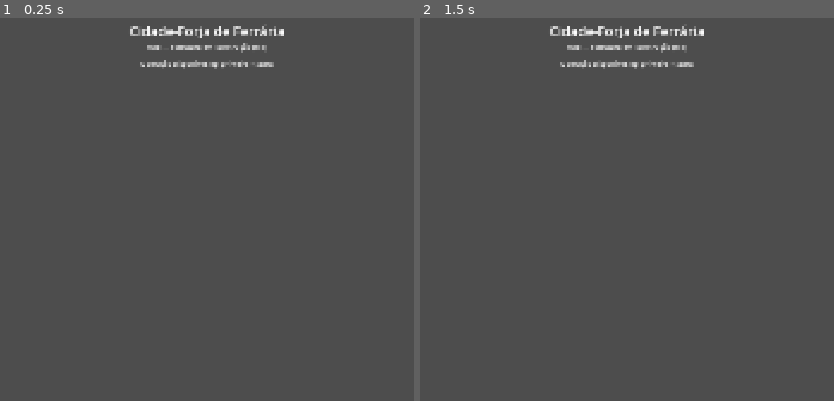
Above: before the commit, frames 1-2 (left to right).
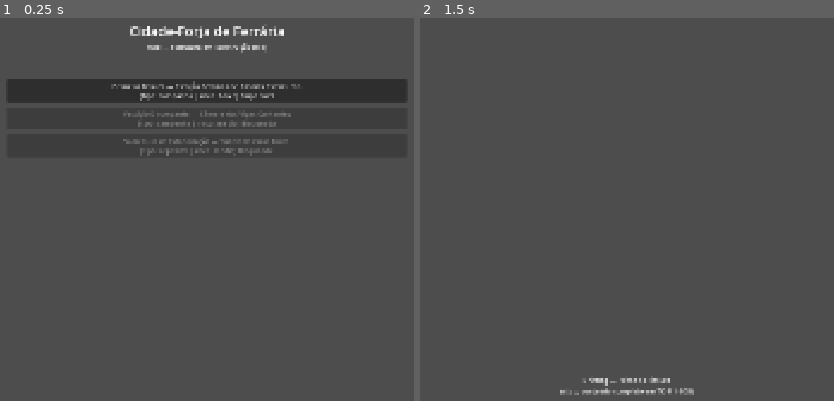
Above: after the commit, the same moments.

Repository: itsmeluan/azoth-breach
Game: Godot game, scene res://scenes/app/app_shell.tscn
Two runs of this game, one before a commit and one after it. Both use one fixed random seed, a clock stepped at 60 frames per second and the inputs below.
Inputs (mouse positions are in pixels of both pictures, inside the frame that each line leads up to):
- Up to frame 1 (0.25 s): no input
- Up to frame 2 (1.5 s): click (627, 90) at 0.5 s, where only the run after the commit has a clickable "Primeira Fissura — Estação Fe…"; tap Enter at 1.25 s

The runs differ from the first frame. In frame 1, 6.2% of the frame differs, in the area x 1-99%, y 10-37%; in frame 2, 1.7%.

Commit message:
TK-M1-007: quadro de operações
Cria OperationLoader (scripts/services/operation_loader.gd) para ler
todos os OperationDefinition de data/operations/*.json, e OperationBoard
(scenes/hub/operation_board.tscn) que lista as três operações, diferenciando
disponível/bloqueada via SliceState.is_operation_unlocked e exibindo
nome, sublocal, tipo e risco lidos dos dados.

O Hub embute o OperationBoard (substitui o label de status cru de
TK-M1-005, agora redundante) e emite navigate_to() ao selecionar uma
operação disponível. O App Shell passou a conectar automaticamente o
sinal navigate_to de qualquer tela filha ao seu próprio go_to_scene,
tornando esse padrão reaproveitável por Briefing, Loadout etc.

Selecionar Primeira Fissura leva a um stub de Briefing
(scenes/operations/briefing_screen.tscn) — conteúdo completo entra em
TK-M1-008; este stub só prova que o fluxo já avança.

Validado headless: parse de cenas/scripts sem erros, e simulação de
clique confirmando Hub -> clique em Primeira Fissura -> BriefingScreen,
via debug temporário removido antes do commit.

Refs: TK-M1-007 (docs/06_tecnologia/AZOTH_06.2)

Diff:
--- a/game/scenes/hub/hub_screen.tscn
+++ b/game/scenes/hub/hub_screen.tscn
@@ -1,6 +1,7 @@
-[gd_scene load_steps=2 format=3]
+[gd_scene load_steps=3 format=3]
 
 [ext_resource type="Script" path="res://scripts/features/hub/hub_screen.gd" id="1"]
+[ext_resource type="PackedScene" path="res://scenes/hub/operation_board.tscn" id="2"]
 
 [node name="HubScreen" type="Control"]
 layout_mode = 3
@@ -38,14 +39,14 @@
 text = "Hub — estrutura em construção (M1)"
 horizontal_alignment = 1
 
-[node name="HubStatus" type="Label" parent="."]
+[node name="OperationBoard" parent="." instance=ExtResource("2")]
 layout_mode = 1
-anchors_preset = 5
-anchor_left = 0.5
-anchor_right = 0.5
-offset_left = -220.0
-offset_top = 170.0
-offset_right = 220.0
-offset_bottom = 210.0
+anchors_preset = 15
+anchor_right = 1.0
+anchor_bottom = 1.0
+offset_left = 60.0
+offset_top = 220.0
+offset_right = -60.0
+offset_bottom = -40.0
 grow_horizontal = 2
-horizontal_alignment = 1
+grow_vertical = 2
--- /dev/null
+++ b/game/scenes/hub/operation_board.tscn
@@ -0,0 +1,13 @@
+[gd_scene load_steps=2 format=3]
+
+[ext_resource type="Script" path="res://scripts/features/hub/operation_board.gd" id="1"]
+
+[node name="OperationBoard" type="VBoxContainer"]
+layout_mode = 3
+anchors_preset = 15
+anchor_right = 1.0
+anchor_bottom = 1.0
+grow_horizontal = 2
+grow_vertical = 2
+theme_override_constants/separation = 12
+script = ExtResource("1")
--- /dev/null
+++ b/game/scenes/operations/briefing_screen.tscn
@@ -0,0 +1,29 @@
+[gd_scene load_steps=2 format=3]
+
+[ext_resource type="Script" path="res://scripts/features/operations/briefing_screen.gd" id="1"]
+
+[node name="BriefingScreen" type="Control"]
+layout_mode = 3
+anchors_preset = 15
+anchor_right = 1.0
+anchor_bottom = 1.0
+grow_horizontal = 2
+grow_vertical = 2
+script = ExtResource("1")
+
+[node name="BriefingLabel" type="Label" parent="."]
+layout_mode = 1
+anchors_preset = 8
+anchor_left = 0.5
+anchor_top = 0.5
+anchor_right = 0.5
+anchor_bottom = 0.5
+offset_left = -220.0
+offset_top = -30.0
+offset_right = 220.0
+offset_bottom = 30.0
+grow_horizontal = 2
+grow_vertical = 2
+text = "Briefing — Primeira Fissura
+(stub, conteúdo completo em TK-M1-008)"
+horizontal_alignment = 1
--- a/game/scripts/core/app_shell.gd
+++ b/game/scripts/core/app_shell.gd
@@ -13,4 +13,7 @@
 	for child in screen_host.get_children():
 		child.queue_free()
 	var next_screen: PackedScene = load(scene_path)
-	screen_host.add_child(next_screen.instantiate())
+	var screen_instance := next_screen.instantiate()
+	screen_host.add_child(screen_instance)
+	if screen_instance.has_signal("navigate_to"):
+		screen_instance.navigate_to.connect(go_to_scene)
--- a/game/scripts/features/hub/hub_screen.gd
+++ b/game/scripts/features/hub/hub_screen.gd
@@ -1,7 +1,15 @@
 extends Control
 
-@onready var status_label: Label = $HubStatus
+signal navigate_to(scene_path: String)
+
+const BRIEFING_SCENE := "res://scenes/operations/briefing_screen.tscn"
+
+@onready var operation_board: VBoxContainer = $OperationBoard
 
 
 func _ready() -> void:
-	status_label.text = "Operação disponível: %s" % ", ".join(SliceState.operations_unlocked)
+	operation_board.operation_selected.connect(_on_operation_selected)
+
+
+func _on_operation_selected(_operation_id: String) -> void:
+	navigate_to.emit(BRIEFING_SCENE)
--- /dev/null
+++ b/game/scripts/features/hub/operation_board.gd
@@ -0,0 +1,33 @@
+extends VBoxContainer
+
+signal operation_selected(operation_id: String)
+
+
+func _ready() -> void:
+	_build_board()
+
+
+func _build_board() -> void:
+	var operations := OperationLoader.load_all()
+	operations.sort_custom(func(a, b): return String(a.get("code", "")) < String(b.get("code", "")))
+	for operation in operations:
+		add_child(_build_entry(operation))
+
+
+func _build_entry(operation: Dictionary) -> Button:
+	var operation_id: String = operation.get("id", "")
+	var unlocked := SliceState.is_operation_unlocked(operation_id)
+	var status := "Disponível" if unlocked else "Bloqueada"
+
+	var button := Button.new()
+	button.disabled = not unlocked
+	button.text = "%s — %s\n[tipo: %s | risco: %s] %s" % [
+		operation.get("name", ""),
+		operation.get("sublocal", ""),
+		operation.get("type", ""),
+		operation.get("risk_level", ""),
+		status,
+	]
+	if unlocked:
+		button.pressed.connect(func() -> void: operation_selected.emit(operation_id))
+	return button
--- /dev/null
+++ b/game/scripts/features/operations/briefing_screen.gd
@@ -0,0 +1 @@
+extends Control
--- /dev/null
+++ b/game/scripts/services/operation_loader.gd
@@ -0,0 +1,19 @@
+extends RefCounted
+class_name OperationLoader
+
+const OPERATIONS_DIR := "res://data/operations"
+
+
+static func load_all() -> Array[Dictionary]:
+	var operations: Array[Dictionary] = []
+	var dir := DirAccess.open(OPERATIONS_DIR)
+	if dir == null:
+		return operations
+	for file_name in dir.get_files():
+		if not file_name.ends_with(".json"):
+			continue
+		var file := FileAccess.open("%s/%s" % [OPERATIONS_DIR, file_name], FileAccess.READ)
+		var data: Dictionary = JSON.parse_string(file.get_as_text())
+		file.close()
+		operations.append(data)
+	return operations
Not shown, added: game/scripts/features/hub/operation_board.gd.uid
Not shown, added: game/scripts/features/operations/briefing_screen.gd.uid
Not shown, added: game/scripts/services/operation_loader.gd.uid
Not shown, changed: CLAUDE.md
